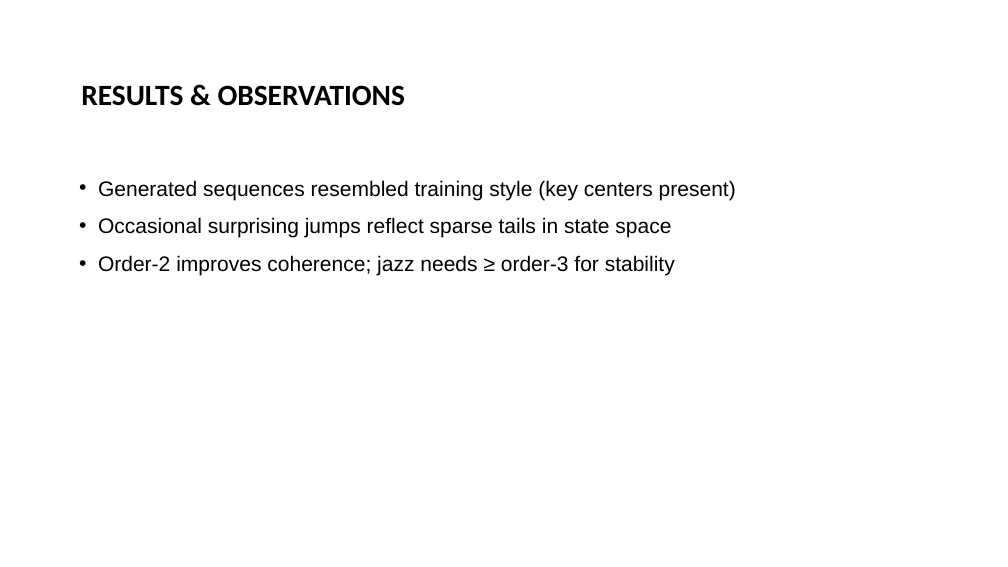
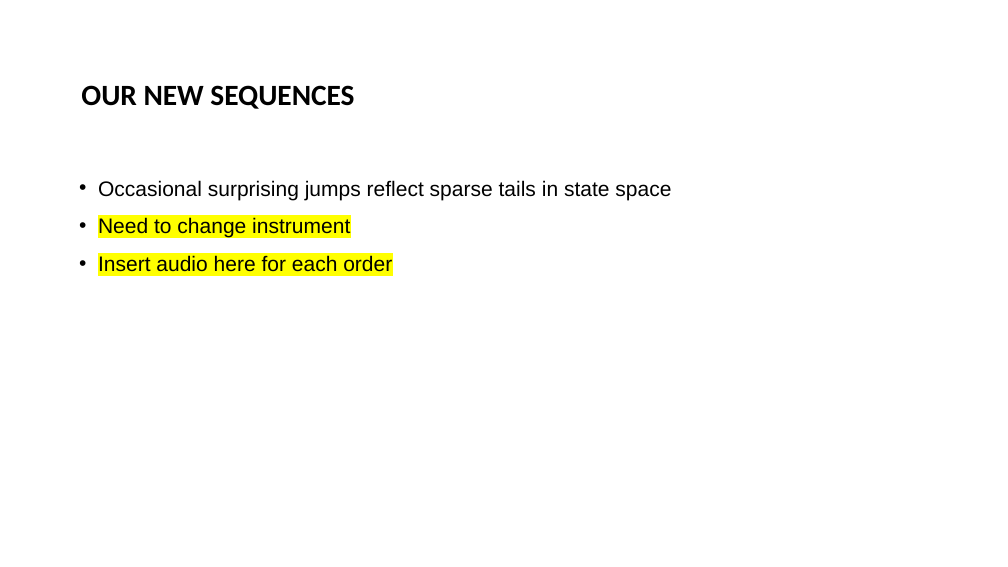
Before and after one commit to andersone17/MARKOV_MUSIC_GENERATOR, a slide deck: slide 6 of C2_Markov_Music_Generator_Presentation.pptx (slide 11 before the commit). Drawn at 1008x567 pixels with LibreOffice and Linux fonts; fonts in the diff are those of the drawing; background and template pictures are left out. Boxes give left, top, right and bottom in pixels: in the first picture for what was removed or moved away, otherwise in the second. Text is boxed around its words. In the diff, an @@ line names an element or a change of style, - is before the commit and + after.

```diff
--- a/C2_Markov_Music_Generator_Presentation.pptx
+++ b/C2_Markov_Music_Generator_Presentation.pptx
@@ title at box(81, 85, 354, 109): text changed @@
-RESULTS & OBSERVATIONS
+OUR NEW SEQUENCES
@@ text at box(98, 180, 736, 200): paragraph removed @@
-• Generated sequences resembled training style (key centers present)
@@ text at box(98, 217, 392, 272): text changed @@
-• Order-2 improves coherence; jazz needs ≥ order-3 for stability
+• Need to change instrument
+• Insert audio here for each order
```
Also in this commit, not shown: 4 other slides changed, 2 slides added, 7 slides removed.
